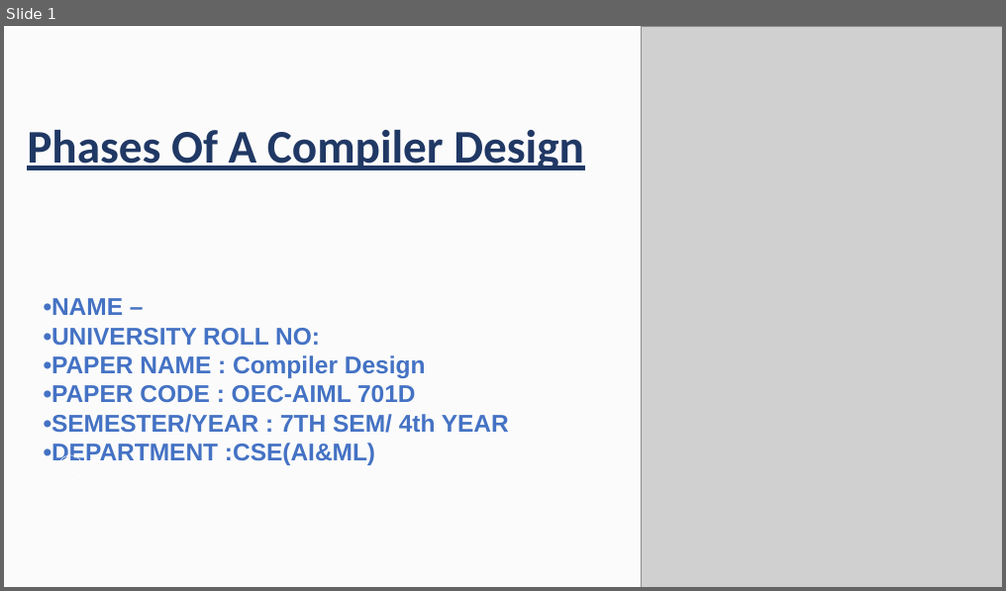
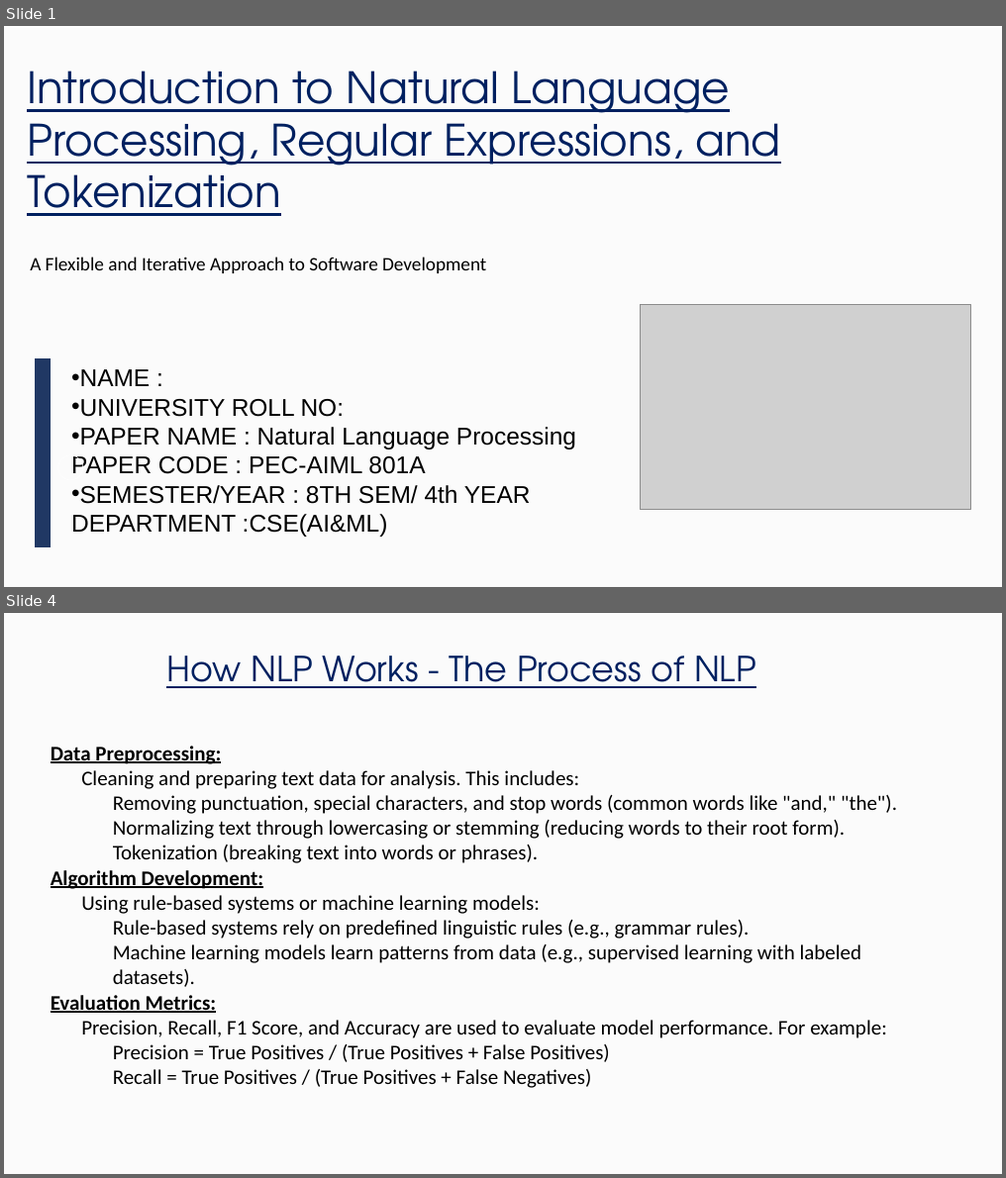
Before and after one commit to aditya2027krml/Undergraduate-CSE-AI-ML-Presentations-and-Reports-of-College, a slide deck: 4th Year/Presentations/34230821034.pptx. Shown one above the other, each under a label of ours: slide 1 before the commit, slides 1 and 4 after it; the slides between them are not shown. The pictures are 1006x591 and 1006x1178 pixels, drawn with LibreOffice and Linux fonts; fonts in the diff are those of the drawing; grey boxes stand for pictures; background and template pictures are left out. Boxes give left, top, right and bottom in pixels: in the first picture for what was removed or moved away, otherwise in the second. Text is boxed around its words. In the diff, an @@ line names an element or a change of style, - is before the commit and + after.

Commit message:
Add files via upload
Introduction to Natural Language Processing, Regular Expressions, and Tokenization

```diff
--- a/4th Year/Presentations/34230821034.pptx
+++ b/4th Year/Presentations/34230821034.pptx
@@ slide 4 added at <box>4,613,1002,1174</box>, background picture (left out) @@
@@ rectangle added at <box>4,614,1002,1174</box>, fill #FAFAFA at 75% opacity @@
@@ text added at <box>166,656,756,688</box>, 40 pt, text #002060, underline @@
+How NLP Works - The Process of NLP
@@ text added at <box>51,746,897,1088</box>, 24 pt, text #000000 @@
+Data Preprocessing:
+  Cleaning and preparing text data for analysis. This includes:
+    Removing punctuation, special characters, and stop words (common words like "and," "the").
+    Normalizing text through lowercasing or stemming (reducing words to their root form).
+    Tokenization (breaking text into words or phrases).
+Algorithm Development:
+  Using rule-based systems or machine learning models:
+    Rule-based systems rely on predefined linguistic rules (e.g., grammar rules).
+    Machine learning models learn patterns from data (e.g., supervised learning with labeled datasets).
+Evaluation Metrics:
+  Precision, Recall, F1 Score, and Accuracy are used to evaluate model performance. For example:
+    Precision = True Positives / (True Positives + False Positives)
+    Recall = True Positives / (True Positives + False Negatives)
@@ slide 1 changed as well @@
@@ picture removed at <box>641,26,1002,587</box> @@
@@ text at <box>27,71,781,216</box>: text changed; size 54 to 50 pt; font Calibri to TeX Gyre Adventor; text colour #203864 to #002060; bold off @@
-Phases Of A Compiler Design
+Introduction to Natural Language Processing, Regular Expressions, and Tokenization
@@ text added at <box>30,257,486,274</box>, 22 pt, text #000000 @@
+A Flexible and Iterative Approach to Software Development
@@ picture added at <box>640,305,970,509</box> @@
@@ freeform shape added at <box>35,359,51,548</box>, fill #203864 @@
@@ text at <box>71,370,576,537</box>: text changed; text colour #4472C4 to #000000; bold off @@
-•NAME –
-•UNIVERSITY ROLL NO:
-•PAPER NAME : Compiler Design
-•PAPER CODE : OEC-AIML 701D
-•SEMESTER/YEAR : 7TH SEM/ 4th YEAR •DEPARTMENT :CSE(AI&ML)
+• NAME :
+• UNIVERSITY ROLL NO:
+• PAPER NAME : Natural Language Processing PAPER CODE : PEC-AIML 801A
+• SEMESTER/YEAR : 8TH SEM/ 4th YEAR DEPARTMENT :CSE(AI&ML)
```
Also in this commit, not shown: 1 other slide changed, 8 other slides added, 9 slides removed.
